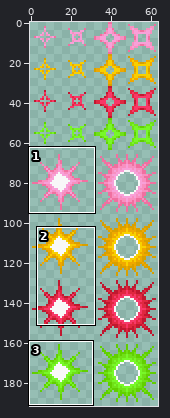
One commit to this sprite sheet: src/media/kotd/images/ui/shoteffectsheet.png. Above: a wide view before the commit, with the close-up outlined.
Close-up. Before the edit:
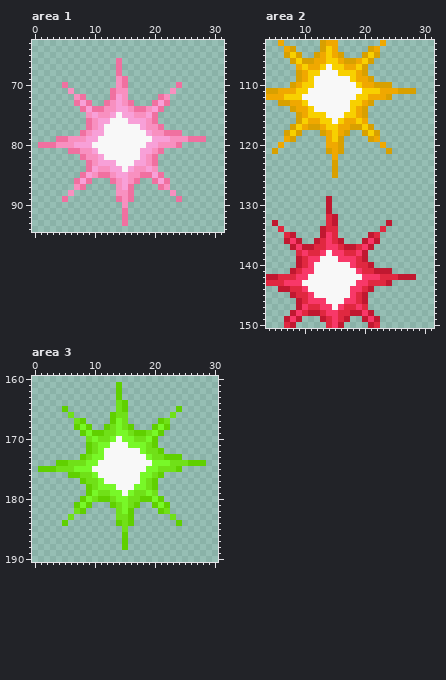
The file is 64x192 pixels. Pixels under 10% opacity are left out. Shown: area 1: x 0..31, y 63..94; area 2: x 4..31, y 103..150; area 3: x 0..30, y 160..190. The old version is drawn lined up with the new one.
And afterwards:
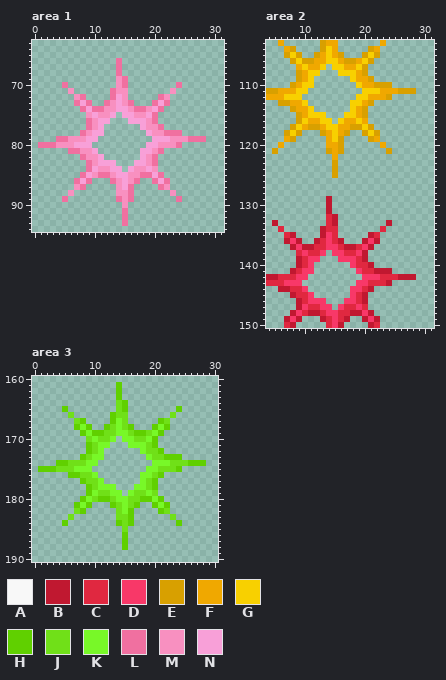
Palette (. is transparent): A #f8f8f8  B #c01830  C #e02840  D #f83868  E #d8a000  F #f0a800  G #f8d000  H #60d000  J #70e018  K #78f828  L #f070a0  M #f890c0  N #f8a0d8
The exact change:
drawings rearranged on the sheet (the old picture shows each at its new place)
Area 1:
y 75: x 14 A -> .
y 76: x 13..15 AAA -> ...
y 77: x 12..17 AAAAAA -> ......
y 78: x 12..18 AAAAAAA -> .......
y 79: x 11..19 AAAAAAAAA -> .........
y 80: x 10..18 AAAAAAAAA -> .........
y 81: x 11..17 AAAAAAA -> .......
y 82: x 12..17 AAAAAA -> ......
y 83: x 14..16 AAA -> ...
y 84: x 15 A -> .
Area 2:
y 107: x 14 A -> .
y 108: x 13..15 AAA -> ...
y 109: x 12..17 AAAAAA -> ......
y 110: x 12..18 AAAAAAA -> .......
y 111: x 11..19 AAAAAAAAA -> .........
y 112: x 10..18 AAAAAAAAA -> .........
y 113: x 11..17 AAAAAAA -> .......
y 114: x 12..17 AAAAAA -> ......
y 115: x 14..16 AAA -> ...
y 116: x 15 A -> .
y 138: x 14 A -> .
y 139: x 13..15 AAA -> ...
y 140: x 12..17 AAAAAA -> ......
y 141: x 12..18 AAAAAAA -> .......
y 142: x 11..19 AAAAAAAAA -> .........
y 143: x 10..18 AAAAAAAAA -> .........
y 144: x 11..17 AAAAAAA -> .......
y 145: x 12..17 AAAAAA -> ......
y 146: x 14..16 AAA -> ...
y 147: x 15 A -> .
Area 3:
y 170: x 14 A -> .
y 171: x 13..15 AAA -> ...
y 172: x 12..17 AAAAAA -> ......
y 173: x 12..18 AAAAAAA -> .......
y 174: x 11..19 AAAAAAAAA -> .........
y 175: x 10..18 AAAAAAAAA -> .........
y 176: x 11..17 AAAAAAA -> .......
y 177: x 12..17 AAAAAA -> ......
y 178: x 14..16 AAA -> ...
y 179: x 15 A -> .
Pixel boxes of the changes (left, top, right, bottom) in both close-ups:
erased: (92, 112, 152, 172)
erased: (302, 64, 362, 124)
erased: (302, 250, 362, 310)
erased: (92, 436, 152, 496)
